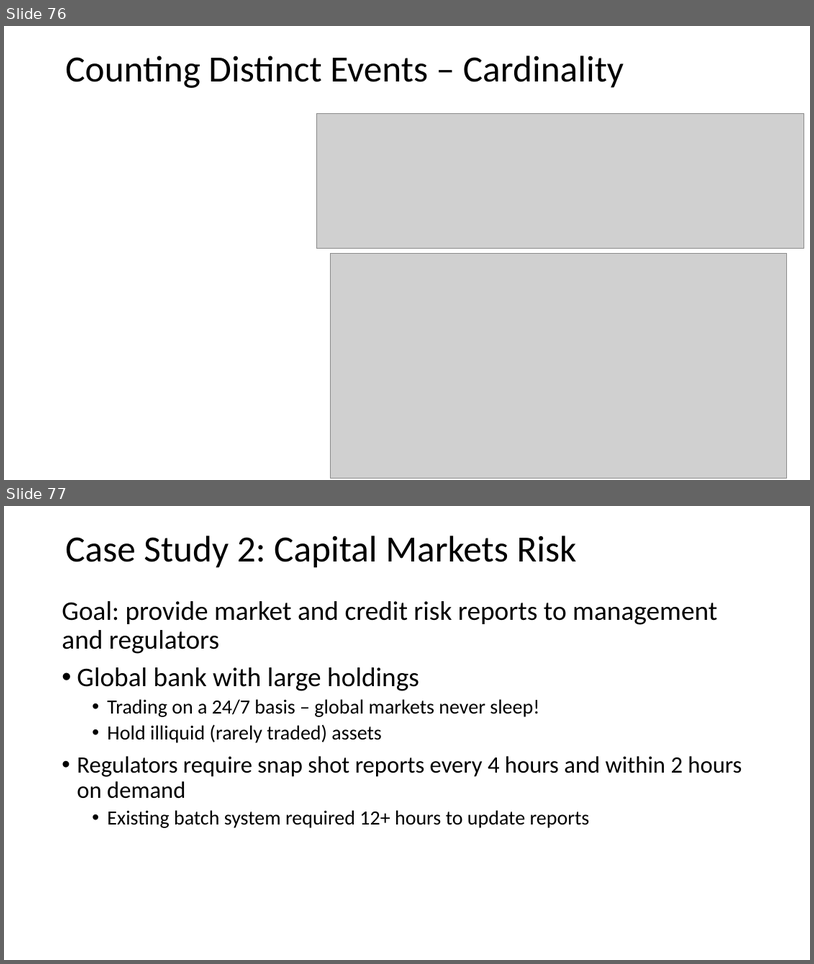
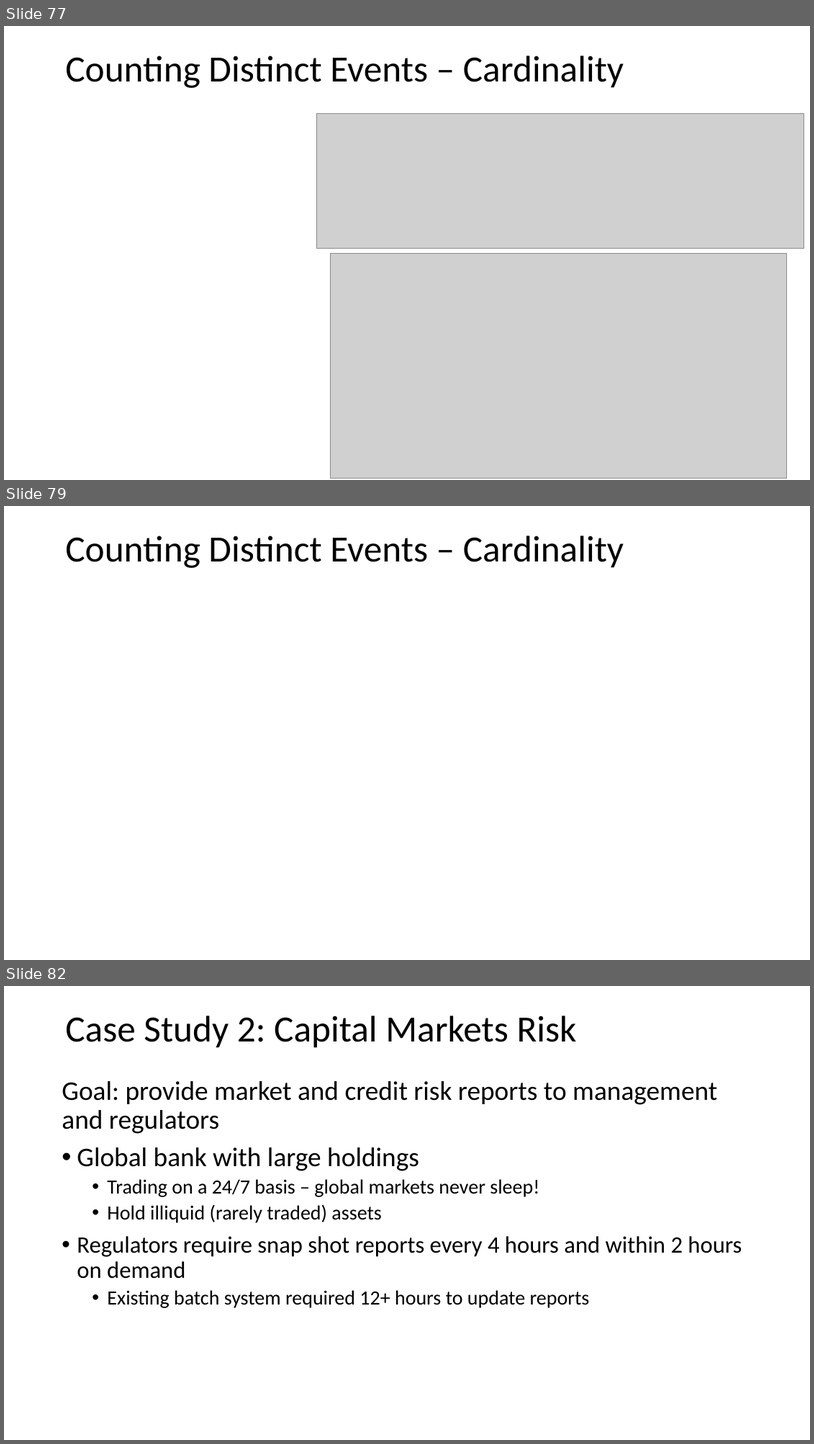
Before and after one commit to StephenElston/CSCI-E-108, a slide deck: slides/3_StreamingAnalytics.pptx. Shown one above the other, each under a label of ours: slides 76 and 77 before the commit, slides 77, 79 and 82 after it; the slides between them are not shown. The pictures are 814x964 and 814x1444 pixels, drawn with LibreOffice and Linux fonts; fonts in the diff are those of the drawing; grey boxes stand for pictures. Boxes give left, top, right and bottom in pixels: in the first picture for what was removed or moved away, otherwise in the second. Text is boxed around its words. In the diff, an @@ line names an element or a change of style, - is before the commit and + after.

```diff
--- a/slides/3_StreamingAnalytics.pptx
+++ b/slides/3_StreamingAnalytics.pptx
@@ slide 79 added at (4, 506, 810, 960), background #FFFFFF @@
@@ text added at (65, 536, 624, 568), 44 pt, text #000000 @@
+Counting Distinct Events – Cardinality
@@ what was slide 76 is now slide 77 @@
@@ what was slide 77 is now slide 82 @@
```
Also in this commit, not shown: 6 slides changed, 4 other slides added.
